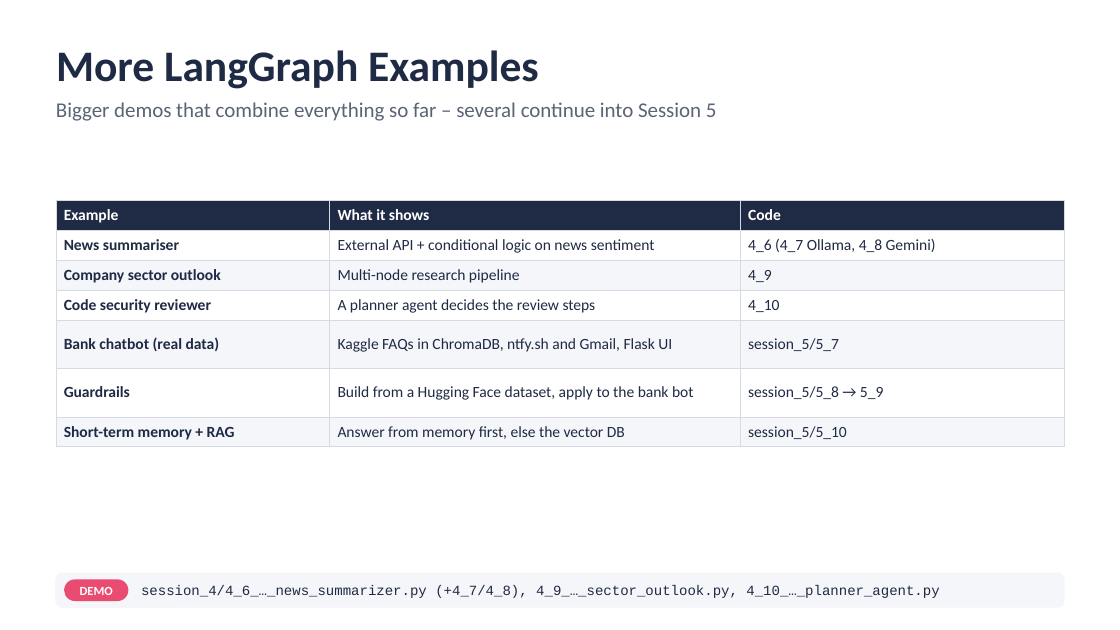
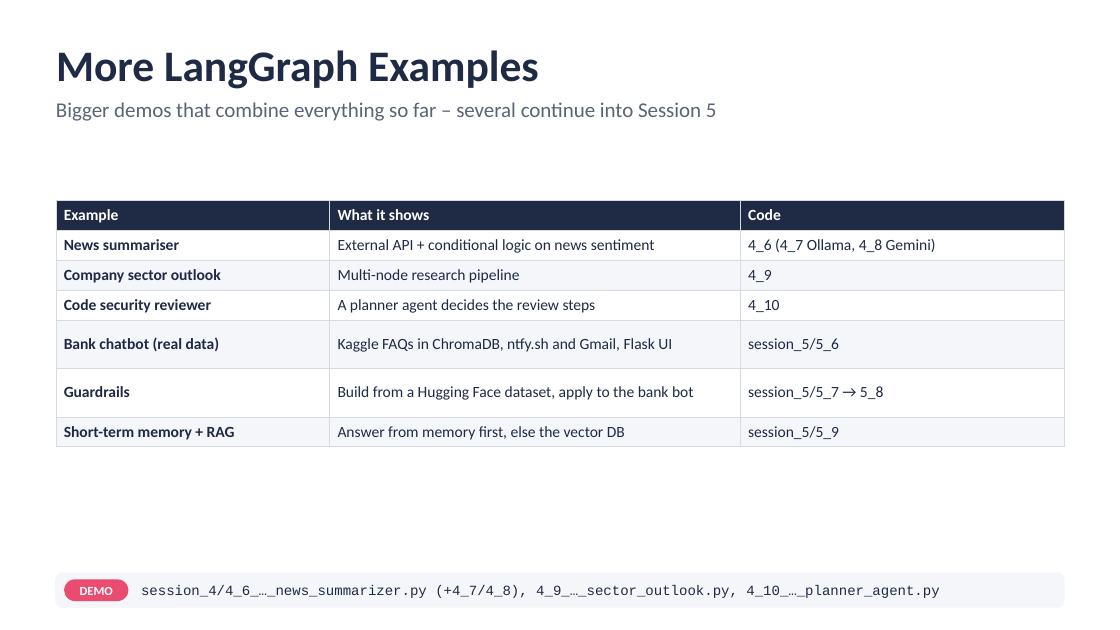
Before and after one commit to atulkahatecdac/agenticai, a slide deck: slide 72 of 16_PGP-Agentic/PGP_Agentic_AI.pptx. Drawn at 1120x630 pixels with LibreOffice and Linux fonts; fonts in the diff are those of the drawing. Boxes give left, top, right and bottom in pixels: in the first picture for what was removed or moved away, otherwise in the second. Text is boxed around its words. In the diff, an @@ line names an element or a change of style, - is before the commit and + after.

```diff
--- a/16_PGP-Agentic/PGP_Agentic_AI.pptx
+++ b/16_PGP-Agentic/PGP_Agentic_AI.pptx
@@ table at <box>56,200,1064,444</box> @@
-row 5, column 3: session_5/5_7
+row 5, column 3: session_5/5_6
-row 6, column 3: session_5/5_8 → 5_9
+row 6, column 3: session_5/5_7 → 5_8
-row 7, column 3: session_5/5_10
+row 7, column 3: session_5/5_9
```
Also in this commit, not shown: 25 other slides changed, 1 slide removed, 14 other files.
